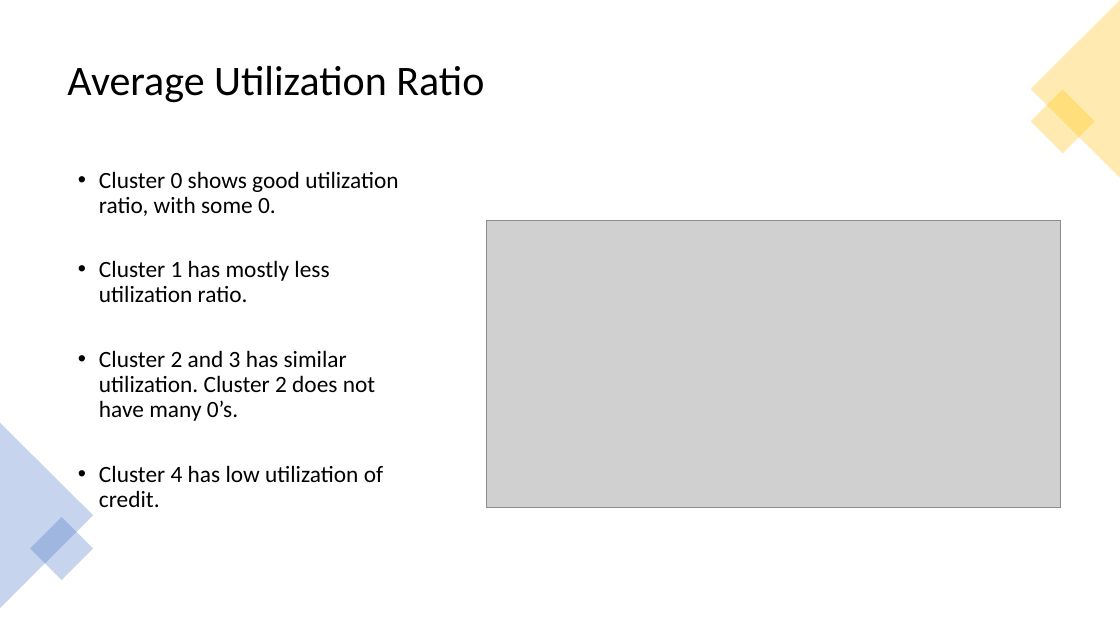
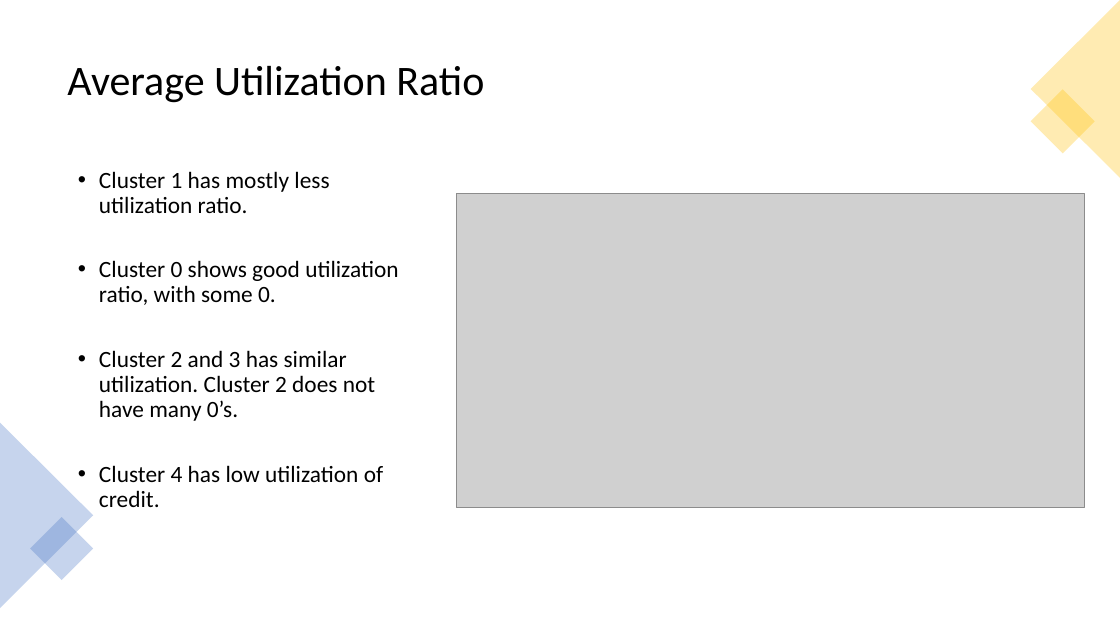
Before and after one commit to tamjid-ahsan/capstone_customer_churn, a slide deck: slide 14 of presentation.pptx (slide 10 before the commit). Drawn at 1120x630 pixels with LibreOffice and Linux fonts; fonts in the diff are those of the drawing; grey boxes stand for pictures. Boxes give left, top, right and bottom in pixels: in the first picture for what was removed or moved away, otherwise in the second. Text is boxed around its words. In the diff, an @@ line names an element or a change of style, - is before the commit and + after.

```diff
--- a/presentation.pptx
+++ b/presentation.pptx
@@ text at bbox=[99, 171, 329, 213]: paragraph added @@
+• Cluster 1 has mostly less utilization ratio.
@@ picture: place and size @@
-picture at bbox=[486, 221, 1061, 508]
+picture at bbox=[456, 194, 1085, 508]
@@ text at bbox=[99, 260, 329, 302]: paragraph removed @@
-• Cluster 1 has mostly less utilization ratio.
```
Also in this commit, not shown: 10 other slides changed, 2 slides added, 1 slide removed, 12 other files.
